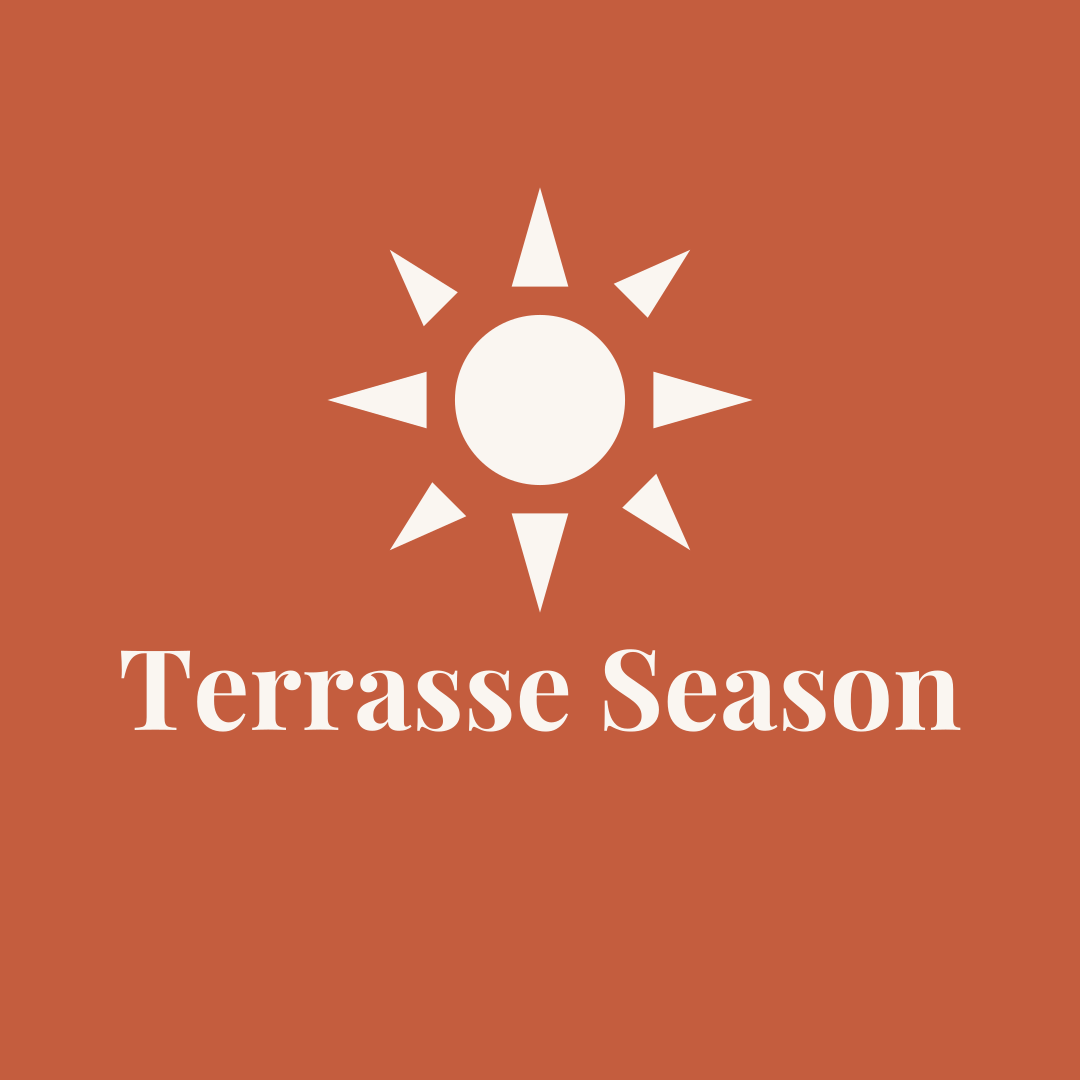
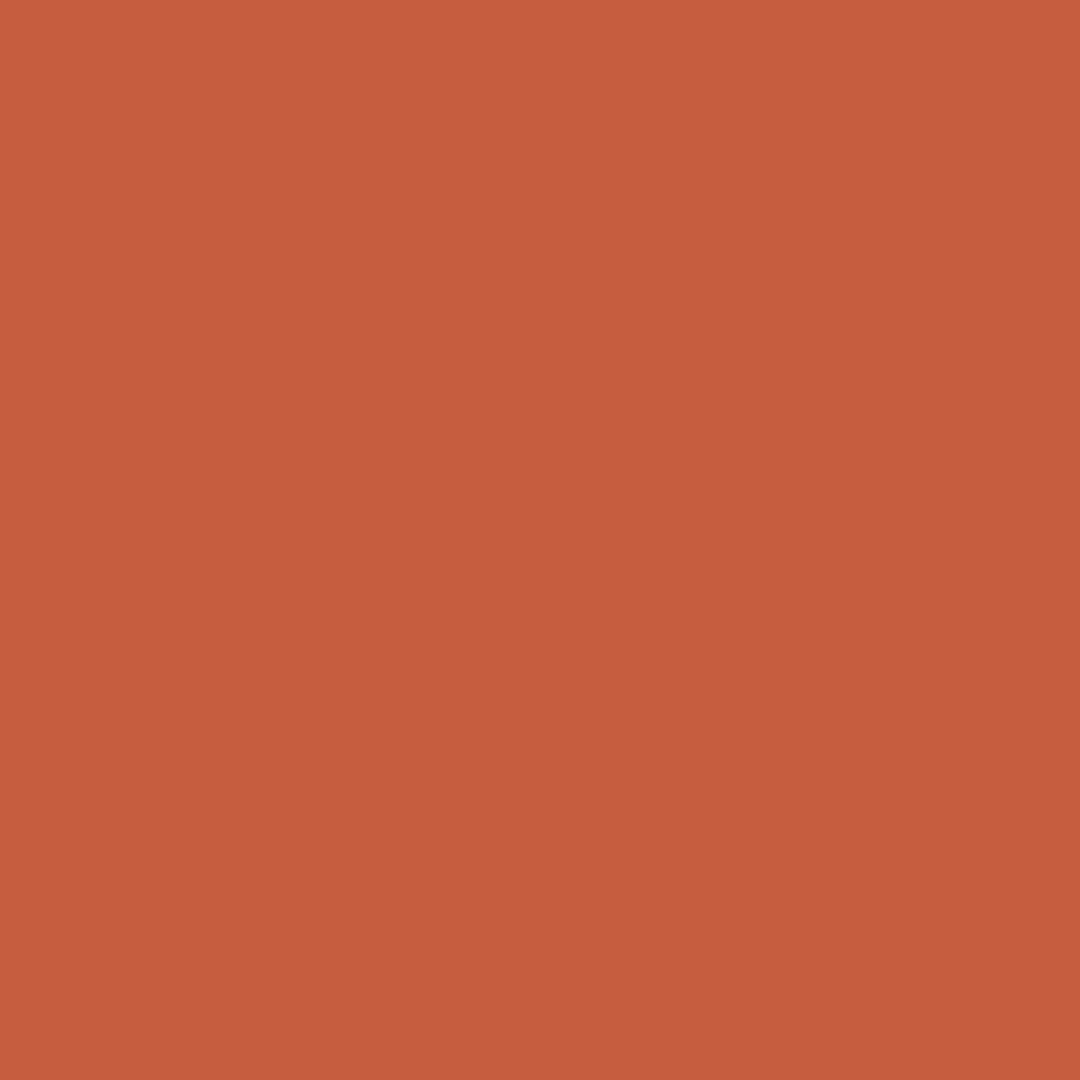
Layers edited between the first and the second 1080x1080 image:
added layer "Background" above "Sun" over [121, 187, 961, 732]
added layer "Sun" above "Text" over [327, 187, 753, 613]
added layer "Text" over [134, 699, 961, 732]